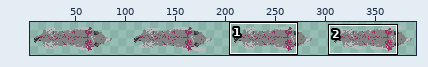
Sprite sheet, stored at src/assets/spritesheets/wolf.png. Above: a wide view before the commit, with the close-up outlined.
Close-up. Before the commit:
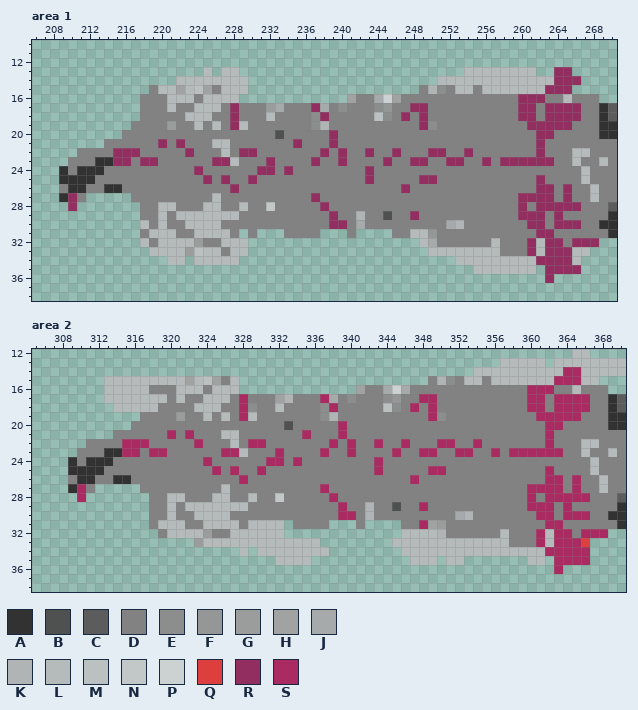
The file is 400x50 pixels. Pixels under 10% opacity are left out. Colours within 5 levels of each other are drawn and written as one. Shown: area 1: x 206..270, y 10..38; area 2: x 305..370, y 12..38. The wide view leaves out empty margins. The commit also changed other parts of the picture, which this record leaves out.
Palette (. is transparent): A #323232  B #4f5050  C #5c5c5c  D #828282  E #8c8d8d  F #959696  G #9b9d9d  H #a1a3a3  J #a7aaaa  K #b0b4b4  L #b5baba  M #bbc0c0  N #c2c7c7  P #ccd1d1  Q #dd3e3e  R #922f60  S #aa2b61
And afterwards:
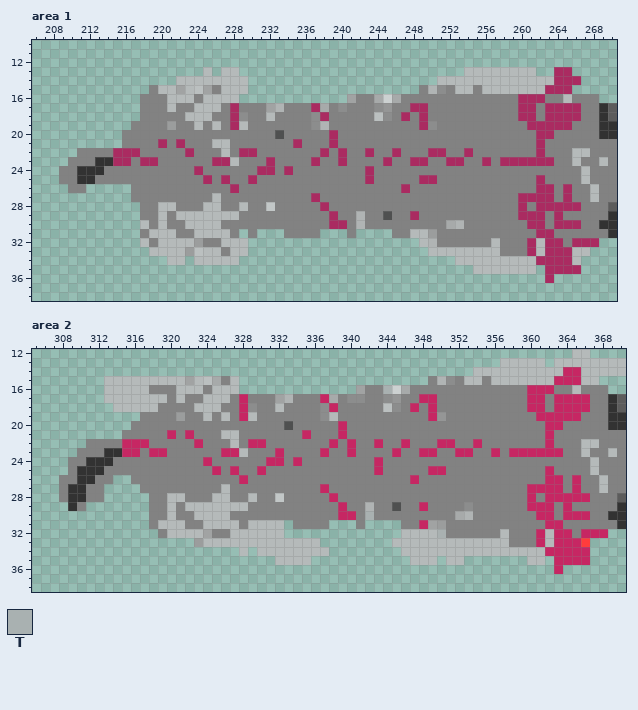
Colours new in this view: T #a9b1b1
The exact change:
colour Q: #dd3e3e -> #ff3c3c
colour R: #922f60 -> #aa2b61
colour S: #aa2b61 -> #c62763
Area 1:
y 16: x 246 H -> J
y 17: x 232..233 GJ -> HK
y 18: x 229 D -> E
y 21: x 214..215 DD -> ..
y 24: x 209 A -> D
y 25: x 209..210 AA -> DD
y 26: x 209..216 DAADDAAD -> .DD.....
y 27: x 209..211 ARD -> ...
y 28: x 210 R -> .
y 30: x 242 J -> K
y 31: x 250 F -> G
y 32: x 250 J -> K
Area 2:
y 15: x 325 H -> J
y 16: x 344 J -> T
y 17: x 341 D -> E
y 19: x 338 K -> L; x 350 E -> F
y 21: x 314 D -> .
y 24..25: x 309 A -> D
y 26: x 308 . -> D; x 314..315 AA -> ..
y 27: x 308 . -> D; x 310 S -> A; x 312 . -> D
y 28: x 308..312 ..S.. -> DAADD
y 29: x 309..310 .. -> AD; x 353 D -> E
y 30: x 342 K -> T
y 32: x 324 G -> H; x 350 K -> T
Where, in picture pixels (left, top, right, bottom), the same in both close-ups:
changed: (59, 67, 599, 283)
changed: (59, 367, 608, 574)
